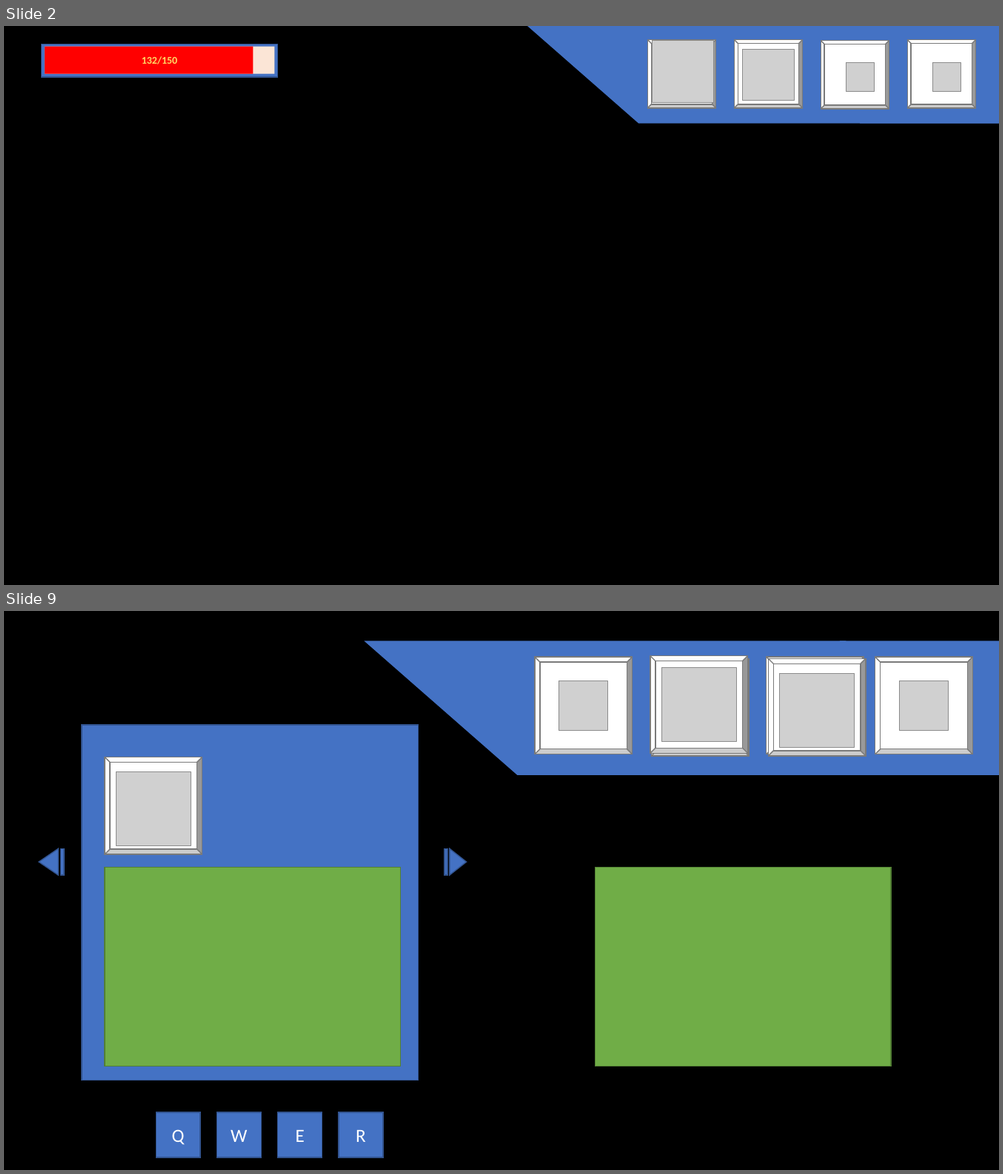
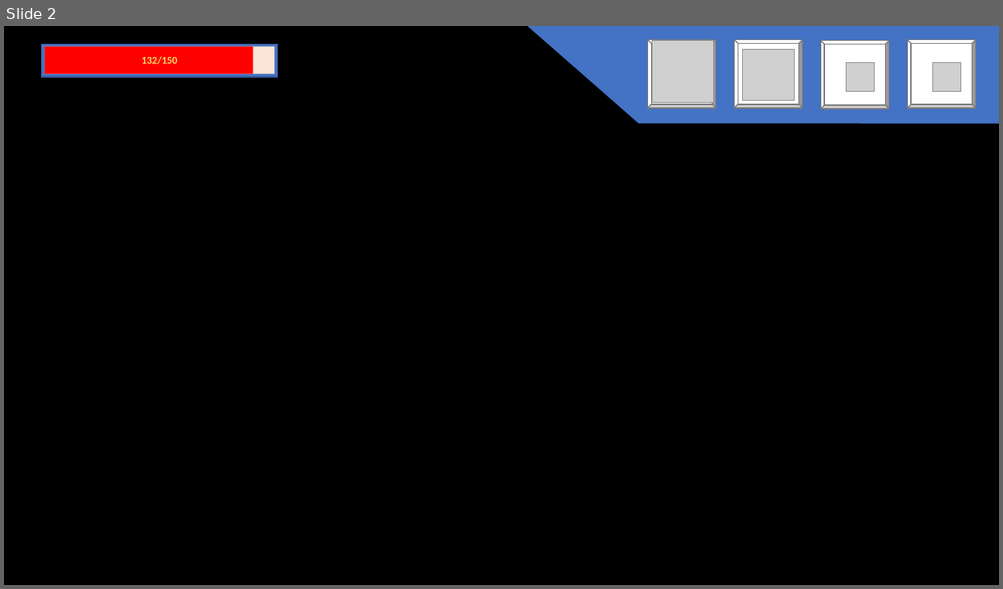
Before and after one commit to WolfPack-1/2D-Side-View-Roguelike, a slide deck: DesignDocs/Design/기획 문서/UI 기획서 초안.pptx. Shown one above the other, each under a label of ours: slides 2 and 9 before the commit, slide 2 after it; the slides between them are not shown. The pictures are 1003x1174 and 1003x589 pixels, drawn with LibreOffice and Linux fonts; fonts in the diff are those of the drawing; grey boxes stand for pictures. Boxes give left, top, right and bottom in pixels: in the first picture for what was removed or moved away, otherwise in the second. Text is boxed around its words. In the diff, an @@ line names an element or a change of style, - is before the commit and + after.

```diff
--- a/DesignDocs/Design/기획 문서/UI 기획서 초안.pptx
+++ b/DesignDocs/Design/기획 문서/UI 기획서 초안.pptx
@@ slide 9 removed at [4, 611, 999, 1170], background #000000 @@
@@ parallelogram removed at [364, 641, 999, 775] @@
@@ rectangle removed at [839, 641, 999, 775] @@
@@ bevel removed at [535, 658, 632, 755] @@
@@ bevel removed at [650, 655, 748, 754] @@
@@ bevel removed at [651, 659, 748, 757] @@
@@ picture removed at [661, 668, 736, 742] @@
@@ bevel removed at [766, 658, 865, 755] @@
@@ bevel removed at [768, 659, 866, 757] @@
@@ picture removed at [780, 673, 854, 748] @@
@@ bevel removed at [875, 658, 973, 755] @@
@@ picture removed at [559, 681, 609, 730] @@
@@ picture removed at [899, 681, 948, 730] @@
@@ rectangle removed at [82, 725, 418, 1081] @@
@@ bevel removed at [105, 758, 202, 855] @@
@@ picture removed at [116, 772, 190, 846] @@
@@ group removed at [39, 849, 466, 875]: 2 triangles, 2 rectangles @@
@@ rectangle removed at [105, 868, 400, 1067] @@
@@ rectangle removed at [595, 868, 891, 1067] @@
@@ rectangle removed at [156, 1113, 200, 1159] @@
-Q
@@ rectangle removed at [216, 1113, 261, 1159] @@
-W
@@ rectangle removed at [278, 1113, 322, 1159] @@
-E
@@ rectangle removed at [339, 1113, 383, 1159] @@
-R
```
Also in this commit, not shown: 6 slides changed, 2 slides added, 1 other slide removed, 4 other files.
